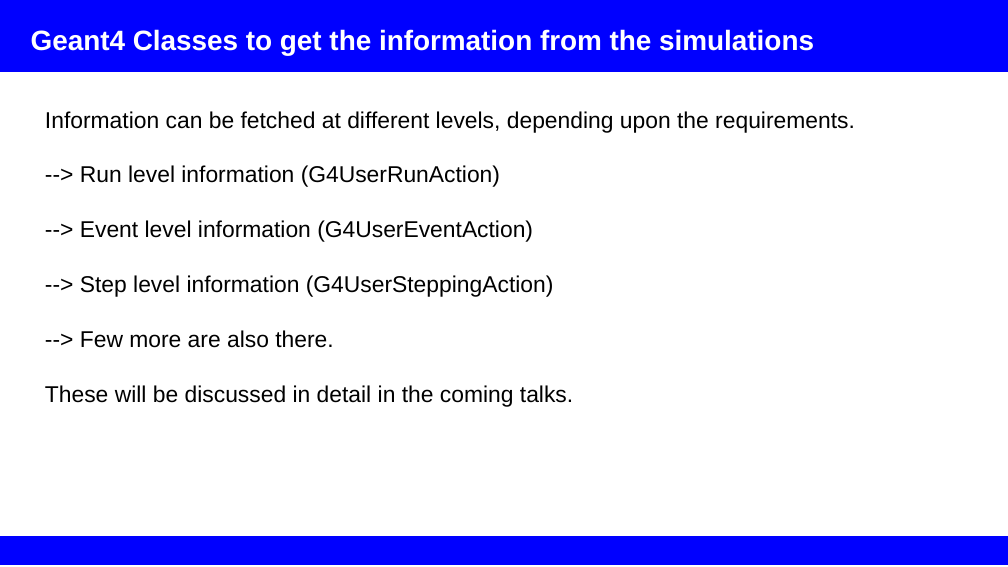
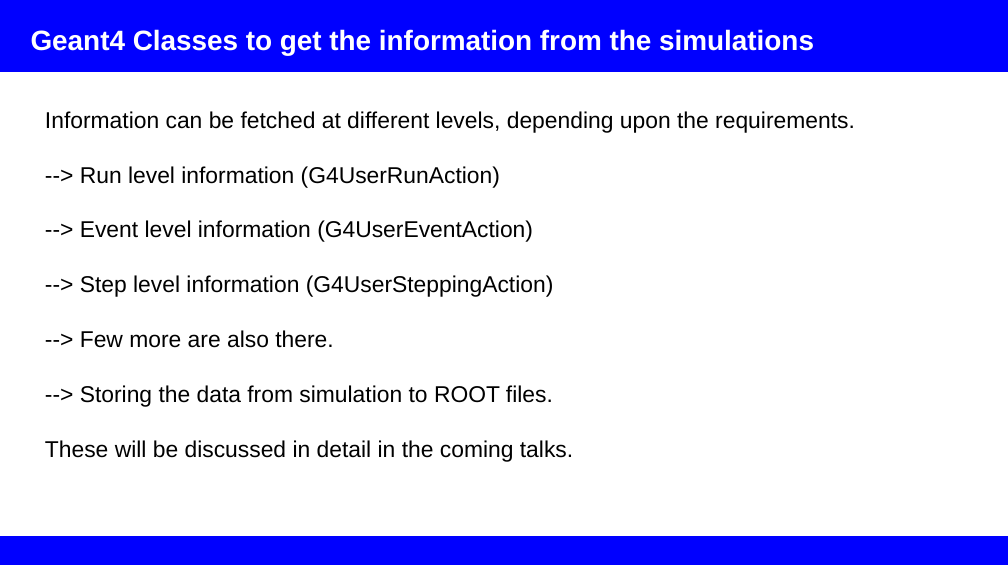
Before and after one commit to rsehgal/G4Simulations, a slide deck: slide 49 of Presentations/IntroductoryTalk_CU.pptx (slide 48 before the commit). Drawn at 1008x567 pixels with LibreOffice and Linux fonts; fonts in the diff are those of the drawing. Boxes give left, top, right and bottom in pixels: in the first picture for what was removed or moved away, otherwise in the second. Text is boxed around its words. In the diff, an @@ line names an element or a change of style, - is before the commit and + after.

```diff
--- a/Presentations/IntroductoryTalk_CU.pptx
+++ b/Presentations/IntroductoryTalk_CU.pptx
@@ text at (80, 385, 553, 407): paragraph added @@
+--> Storing the data from simulation to ROOT files.
```
Also in this commit, not shown: 47 other slides changed, 1 slide added, 1 other file.
